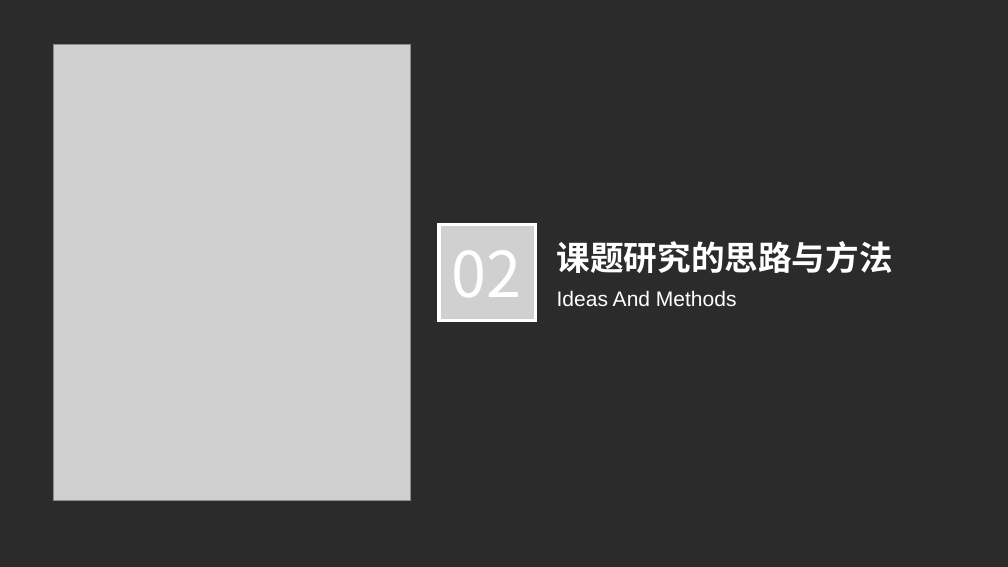
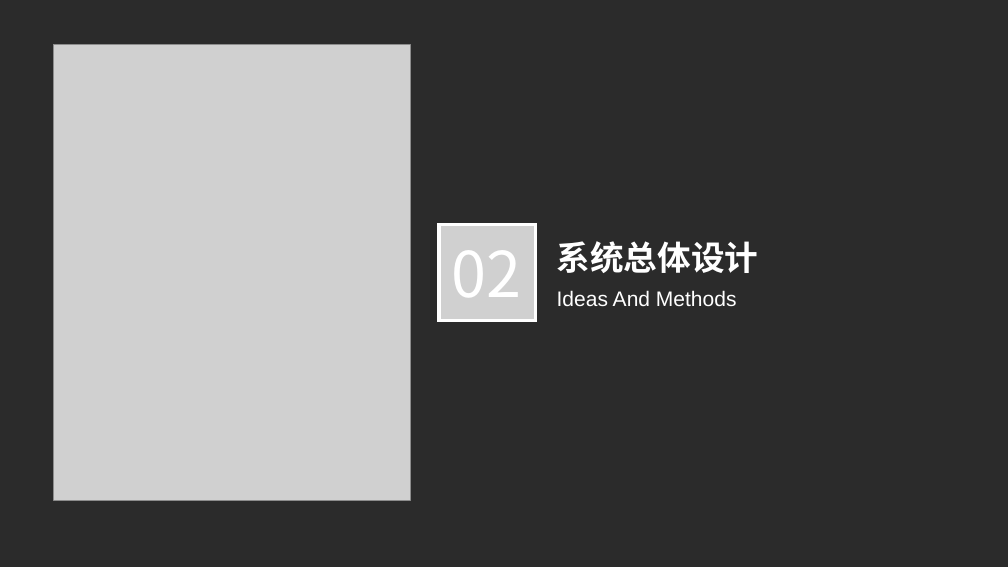
Before and after one commit to zjermery/MulFuncPerCalendar, a slide deck: slide 7 of Dods/论文/毕业论文答辩模板 (5).pptx. Drawn at 1008x567 pixels with LibreOffice and Linux fonts; fonts in the diff are those of the drawing; grey boxes stand for pictures; background and template pictures are left out; a plain dark background stands for a picture behind light text. Boxes give left, top, right and bottom in pixels: in the first picture for what was removed or moved away, otherwise in the second. Text is boxed around its words. In the diff, an @@ line names an element or a change of style, - is before the commit and + after.

```diff
--- a/Dods/论文/毕业论文答辩模板 (5).pptx
+++ b/Dods/论文/毕业论文答辩模板 (5).pptx
@@ text at [557,241,759,273]: text changed @@
-课题研究的思路与方法
+系统总体设计
```
Also in this commit, not shown: 9 other slides changed, 2 other files.
